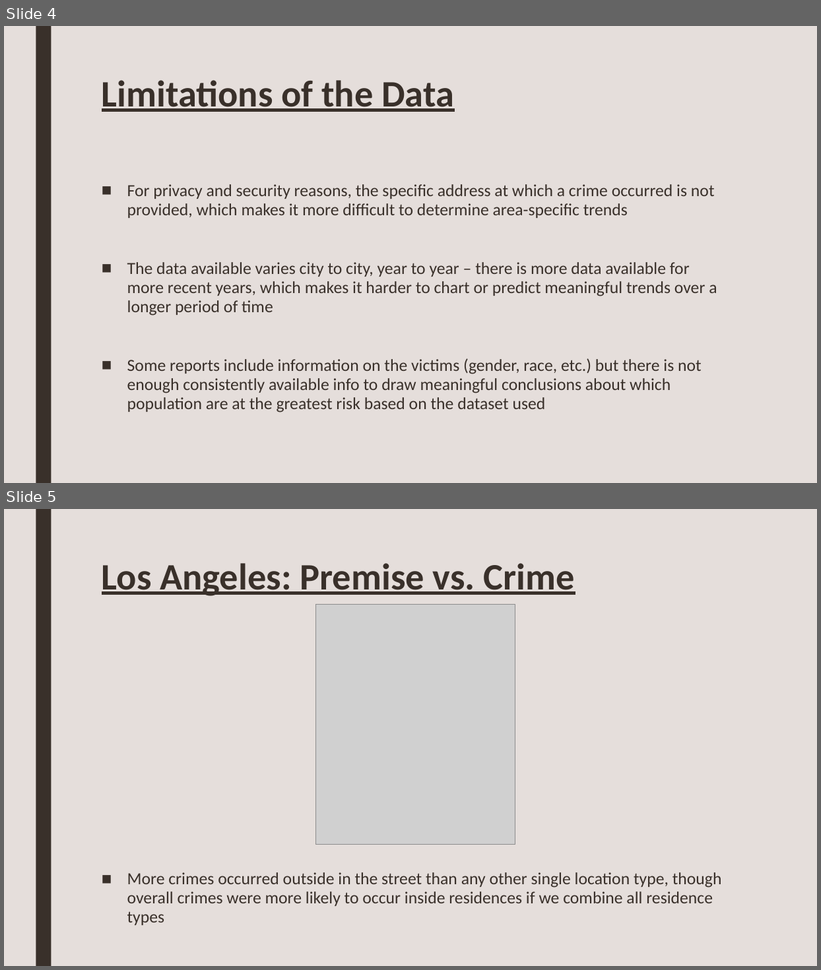
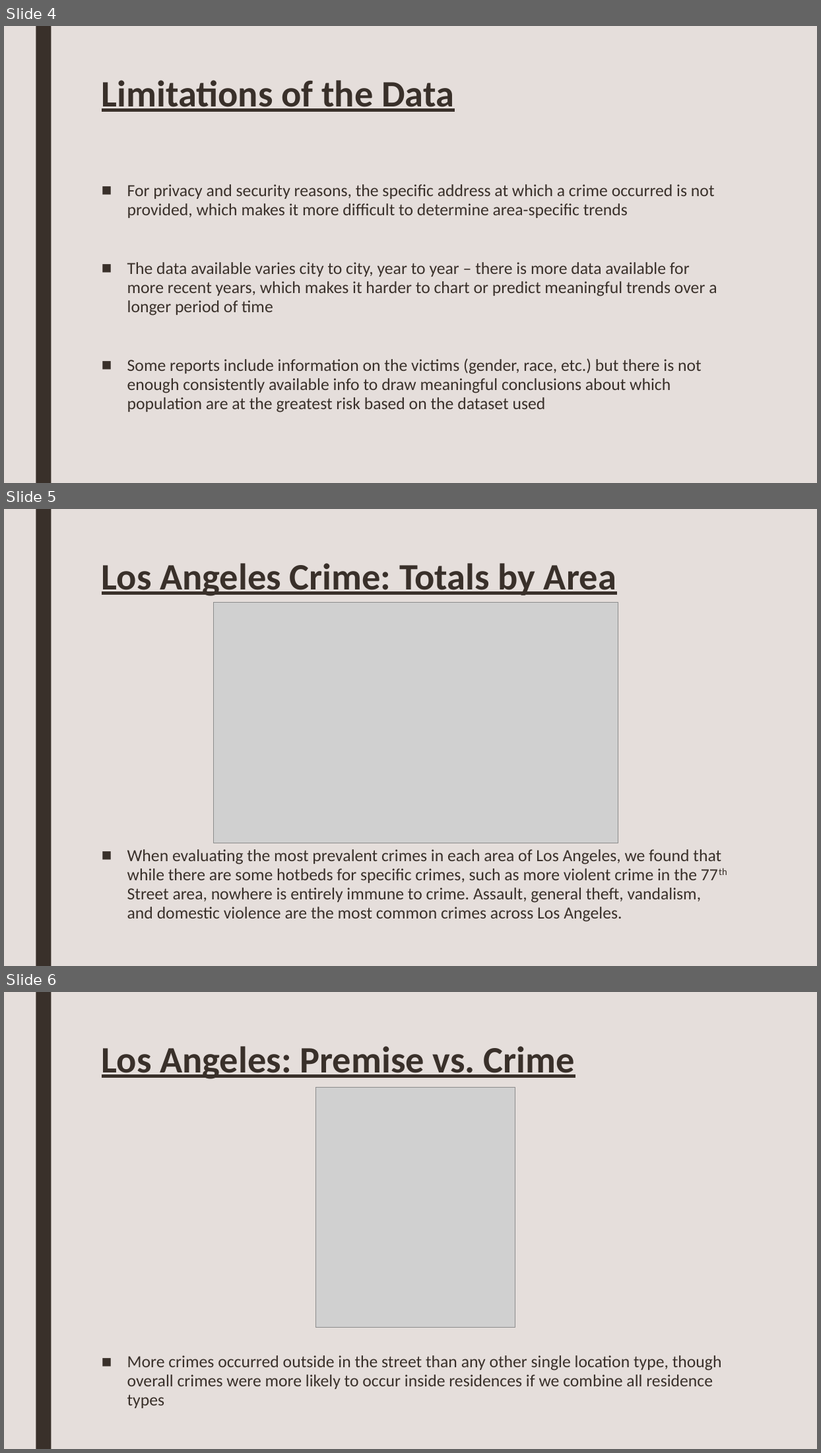
Before and after one commit to tcbrekke/boot-camp-project-1, a slide deck: Project 1 Presentation - 1745/Crime Analysis 1745.pptx. Shown one above the other, each under a label of ours: slides 4 and 5 before the commit, slides 4, 5 and 6 after it. The pictures are 821x970 and 821x1453 pixels, drawn with LibreOffice and Linux fonts; fonts in the diff are those of the drawing; grey boxes stand for pictures. Boxes give left, top, right and bottom in pixels: in the first picture for what was removed or moved away, otherwise in the second. Text is boxed around its words. In the diff, an @@ line names an element or a change of style, - is before the commit and + after.

```diff
--- a/Project 1 Presentation - 1745/Crime Analysis 1745.pptx
+++ b/Project 1 Presentation - 1745/Crime Analysis 1745.pptx
@@ slide 5 added at [4,509,817,966], background #E5DEDB; not listed: 1 template element that a slide beside it also shows @@
@@ title added at [102,563,616,596], 44 pt, text #39302A, bold, underline @@
+Los Angeles Crime: Totals by Area
@@ picture added at [213,602,618,843] @@
@@ text added at [127,850,721,922], 20 pt, text #39302A @@
+■ When evaluating the most prevalent crimes in each area of Los Angeles, we found that while there are some hotbeds for specific crimes, such as more violent crime in the 77th Street area, nowhere is entirely immune to crime. Assault, general theft, vandalism, and domestic violence are the most common crimes across Los Angeles.
@@ what was slide 5 is now slide 6 @@
```
Also in this commit, not shown: 1 slide changed, 1 other slide added, 2 slides removed.
